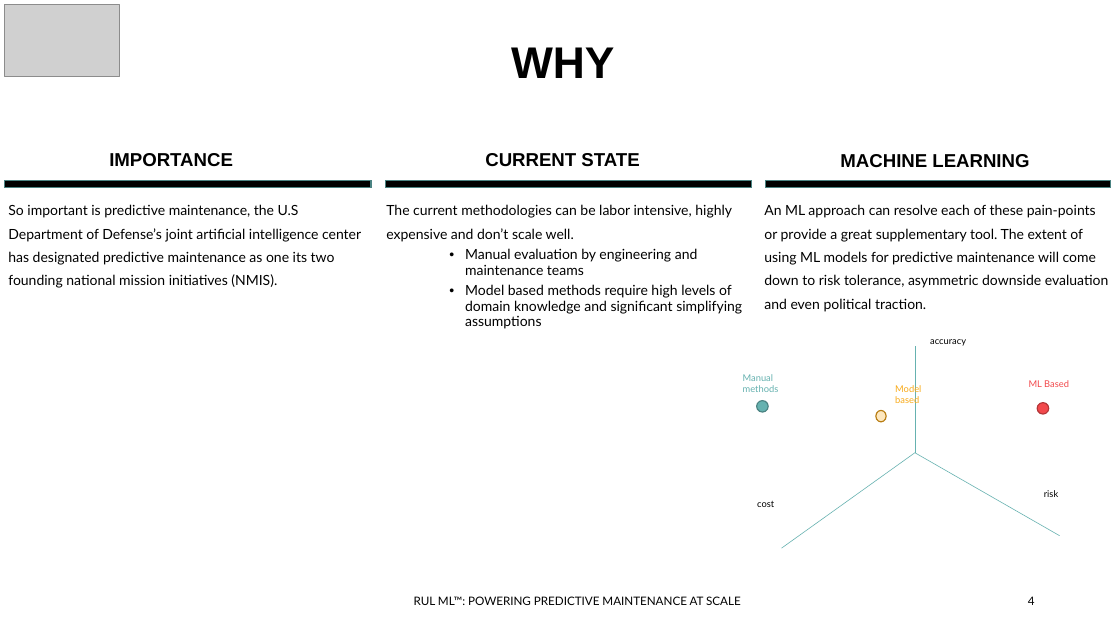
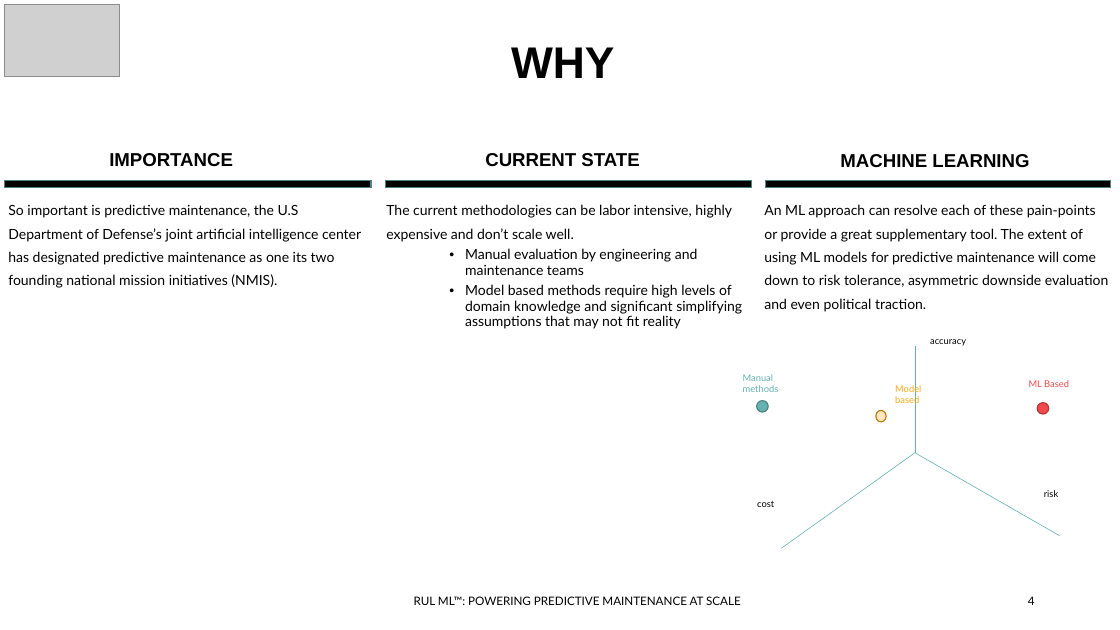
Before and after one commit to ddealwis09/Remaining_Useful_Life, a slide deck: slide 4 of docs/FourthBrain Capstone Demo Day Deck.pptx. Drawn at 1120x630 pixels with LibreOffice and Linux fonts; fonts in the diff are those of the drawing; grey boxes stand for pictures. Boxes give left, top, right and bottom in pixels: in the first picture for what was removed or moved away, otherwise in the second. Text is boxed around its words. In the diff, an @@ line names an element or a change of style, - is before the commit and + after.

```diff
--- a/docs/FourthBrain Capstone Demo Day Deck.pptx
+++ b/docs/FourthBrain Capstone Demo Day Deck.pptx
@@ text at (x1=465, y1=284, x2=742, y2=329): text changed @@
-  • Model based methods require high levels of domain knowledge and significant simplifying assumptions
+  • Model based methods require high levels of domain knowledge and significant simplifying assumptions that may not fit reality
```
Also in this commit, not shown: 5 other slides changed, 1 other file.
